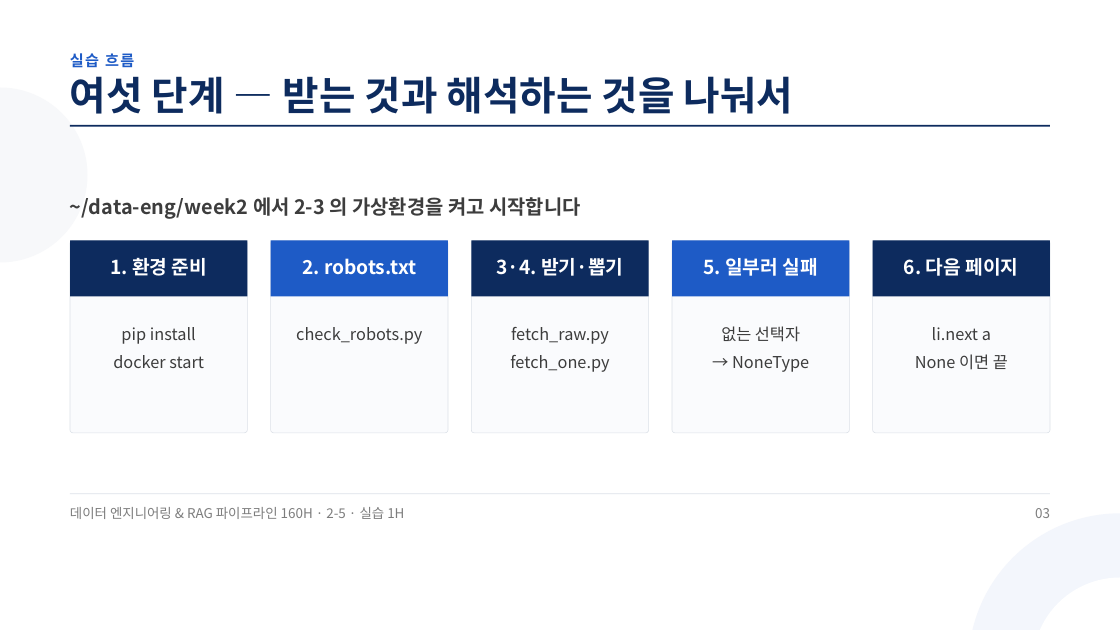
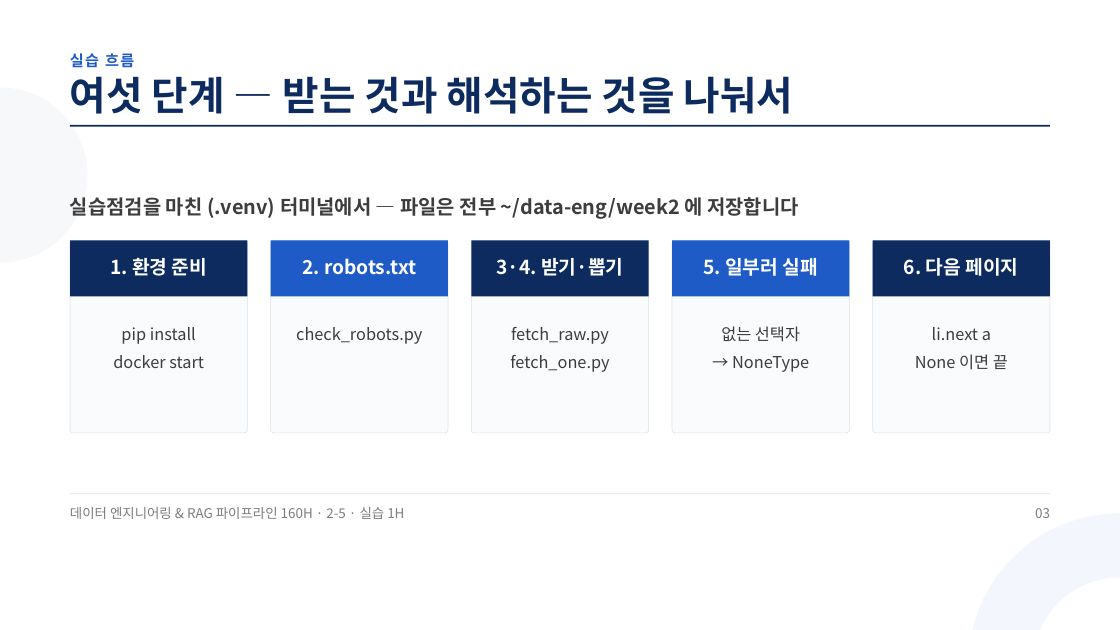
Before and after one commit to aebonlee/materials, a slide deck: slide 3 of data-eng/decks/w2d5s2.pptx. Drawn at 1120x630 pixels with LibreOffice and Linux fonts; fonts in the diff are those of the drawing. Boxes give left, top, right and bottom in pixels: in the first picture for what was removed or moved away, otherwise in the second. Text is boxed around its words. In the diff, an @@ line names an element or a change of style, - is before the commit and + after.

Commit message:
data-eng 2-5 덱 5개(실습점검 신설·재검토 반영) + 묶음 갱신

```diff
--- a/data-eng/decks/w2d5s2.pptx
+++ b/data-eng/decks/w2d5s2.pptx
@@ text at box(70, 197, 798, 219): text changed @@
-~/data-eng/week2 에서 2-3 의 가상환경을 켜고 시작합니다
+실습점검을 마친 (.venv) 터미널에서 — 파일은 전부 ~/data-eng/week2 에 저장합니다
```
Also in this commit, not shown: 2 other slides changed, 11 other files.
